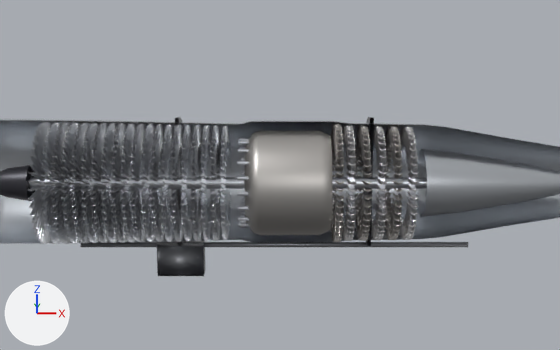
The Blender file blender/jet_engine_turbojet.blend as it was, and as the next commit left it.
One viewpoint serves both versions: the file's camera 'Camera'. The lights are fixed; the arrows at lower left show +X, +Y and +Z. The picture after the commit comes second.

Script lines for the objects in view, before the commit:
```python
ob_engine_detail = bpy.data.objects.new('Engine_Detail', me_engine_detail_001)
ob_engine_detail.location = (0.0, 0.0, 0.0)
ob_in_comprotor_0 = bpy.data.objects.new('IN_CompRotor_0', me_in_comprotor_0)
ob_in_comprotor_0.location = (0.0, 0.0, 0.0)
ob_in_comprotor_1 = bpy.data.objects.new('IN_CompRotor_1', me_in_comprotor_1)
ob_in_comprotor_1.location = (0.0, 0.0, 0.0)
ob_in_comprotor_2 = bpy.data.objects.new('IN_CompRotor_2', me_in_comprotor_2)
ob_in_comprotor_2.location = (0.0, 0.0, 0.0)
ob_in_comprotor_3 = bpy.data.objects.new('IN_CompRotor_3', me_in_comprotor_3)
ob_in_comprotor_3.location = (0.0, 0.0, 0.0)
ob_in_comprotor_4 = bpy.data.objects.new('IN_CompRotor_4', me_in_comprotor_4)
ob_in_comprotor_4.location = (0.0, 0.0, 0.0)
ob_in_igv = bpy.data.objects.new('IN_IGV', me_in_igv)
ob_in_igv.location = (0.0, 0.0, 0.0)
ob_tj_casing = bpy.data.objects.new('TJ_Casing', me_tj_casing)
ob_tj_casing.location = (0.0, 0.0, 0.0)
ob_tj_spinner = bpy.data.objects.new('TJ_Spinner', me_tj_spinner)
ob_tj_spinner.location = (0.0, 0.0, 0.0)
# also in view: 'IN_CompStator_6' at (1.81, 0.0, 0.0); 'IN_TurbNGV_0' at (3.2, 0.0, 0.0); 'TJ_Shaft' at (2.3, 0.0, 0.0); 'IN_CompStator_4' at (1.48, 0.0, 0.0); 'IN_CompStator_8' at (2.14, 0.0, 0.0)
```
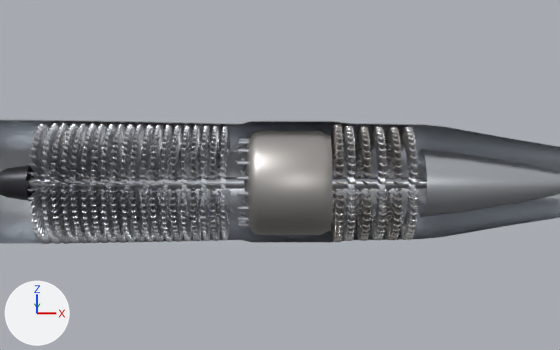
Boxes (x1, y1, x2, y2) around the edits, measured in the pictures (560 x 350 px):
'Engine_Detail', deleted: before (81, 117, 468, 276)

Patch to the scene script:
```diff
--- a/blender/jet_engine_turbojet.blend.py
+++ b/blender/jet_engine_turbojet.blend.py
@@ ob_engine_detail @@
-ob_engine_detail = bpy.data.objects.new('Engine_Detail', me_engine_detail_001)
@@ ob_tj_casing @@
 ob_tj_casing.location = (0.0, 0.0, 0.0)
-_m = ob_tj_casing.modifiers.new('WN', 'WEIGHTED_NORMAL')
-_m.keep_sharp = True
-_m = ob_tj_casing.modifiers.new('Bevel', 'BEVEL')
-_m.width = 0.012
-_m.width_pct = 0.012
-_m.segments = 2
-_m.angle_limit = 0.698
-_m.harden_normals = True
@@ ob_in_igv @@
 _m = ob_in_igv.modifiers.new('s', 'SOLIDIFY')
 _m.offset = 0.0
-_m = ob_in_igv.modifiers.new('WN', 'WEIGHTED_NORMAL')
-_m.keep_sharp = True
@@ ob_in_comprotor_0 @@
 _m = ob_in_comprotor_0.modifiers.new('s', 'SOLIDIFY')
 _m.offset = 0.0
-_m = ob_in_comprotor_0.modifiers.new('WN', 'WEIGHTED_NORMAL')
-_m.keep_sharp = True
@@ ob_in_comprotor_1 @@
 _m = ob_in_comprotor_1.modifiers.new('s', 'SOLIDIFY')
 _m.offset = 0.0
-_m = ob_in_comprotor_1.modifiers.new('WN', 'WEIGHTED_NORMAL')
-_m.keep_sharp = True
@@ ob_in_comprotor_2 @@
 _m = ob_in_comprotor_2.modifiers.new('s', 'SOLIDIFY')
 _m.offset = 0.0
-_m = ob_in_comprotor_2.modifiers.new('WN', 'WEIGHTED_NORMAL')
-_m.keep_sharp = True
@@ ob_in_comprotor_3 @@
 _m = ob_in_comprotor_3.modifiers.new('s', 'SOLIDIFY')
 _m.offset = 0.0
-_m = ob_in_comprotor_3.modifiers.new('WN', 'WEIGHTED_NORMAL')
-_m.keep_sharp = True
@@ ob_in_comprotor_4 @@
 _m = ob_in_comprotor_4.modifiers.new('s', 'SOLIDIFY')
 _m.offset = 0.0
-_m = ob_in_comprotor_4.modifiers.new('WN', 'WEIGHTED_NORMAL')
-_m.keep_sharp = True
@@ ob_in_comprotor_5 @@
 _m = ob_in_comprotor_5.modifiers.new('s', 'SOLIDIFY')
 _m.offset = 0.0
-_m = ob_in_comprotor_5.modifiers.new('WN', 'WEIGHTED_NORMAL')
-_m.keep_sharp = True
@@ ob_in_comprotor_6 @@
 _m = ob_in_comprotor_6.modifiers.new('s', 'SOLIDIFY')
 _m.offset = 0.0
-_m = ob_in_comprotor_6.modifiers.new('WN', 'WEIGHTED_NORMAL')
-_m.keep_sharp = True
@@ ob_in_compdisk_6 @@
 ob_in_compdisk_6.location = (0.0, 0.0, 0.0)
-_m = ob_in_compdisk_6.modifiers.new('WN', 'WEIGHTED_NORMAL')
-_m.keep_sharp = True
@@ ob_in_comprotor_7 @@
 _m = ob_in_comprotor_7.modifiers.new('s', 'SOLIDIFY')
 _m.offset = 0.0
-_m = ob_in_comprotor_7.modifiers.new('WN', 'WEIGHTED_NORMAL')
-_m.keep_sharp = True
@@ ob_in_compdisk_7 @@
 ob_in_compdisk_7.location = (0.0, 0.0, 0.0)
-_m = ob_in_compdisk_7.modifiers.new('WN', 'WEIGHTED_NORMAL')
-_m.keep_sharp = True
@@ ob_in_comprotor_8 @@
 _m = ob_in_comprotor_8.modifiers.new('s', 'SOLIDIFY')
 _m.offset = 0.0
-_m = ob_in_comprotor_8.modifiers.new('WN', 'WEIGHTED_NORMAL')
-_m.keep_sharp = True
@@ ob_in_compdisk_8 @@
 ob_in_compdisk_8.location = (0.0, 0.0, 0.0)
-_m = ob_in_compdisk_8.modifiers.new('WN', 'WEIGHTED_NORMAL')
-_m.keep_sharp = True
@@ ob_in_comprotor_9 @@
 _m = ob_in_comprotor_9.modifiers.new('s', 'SOLIDIFY')
 _m.offset = 0.0
-_m = ob_in_comprotor_9.modifiers.new('WN', 'WEIGHTED_NORMAL')
-_m.keep_sharp = True
@@ ob_in_compdisk_9 @@
 ob_in_compdisk_9.location = (0.0, 0.0, 0.0)
-_m = ob_in_compdisk_9.modifiers.new('WN', 'WEIGHTED_NORMAL')
-_m.keep_sharp = True
@@ ob_in_compstator_0 @@
 _m = ob_in_compstator_0.modifiers.new('s', 'SOLIDIFY')
 _m.offset = 0.0
-_m = ob_in_compstator_0.modifiers.new('WN', 'WEIGHTED_NORMAL')
-_m.keep_sharp = True
@@ ob_in_compstator_1 @@
 _m = ob_in_compstator_1.modifiers.new('s', 'SOLIDIFY')
 _m.offset = 0.0
-_m = ob_in_compstator_1.modifiers.new('WN', 'WEIGHTED_NORMAL')
-_m.keep_sharp = True
@@ ob_in_compstator_2 @@
 _m = ob_in_compstator_2.modifiers.new('s', 'SOLIDIFY')
 _m.offset = 0.0
-_m = ob_in_compstator_2.modifiers.new('WN', 'WEIGHTED_NORMAL')
-_m.keep_sharp = True
@@ ob_in_compstator_3 @@
 _m = ob_in_compstator_3.modifiers.new('s', 'SOLIDIFY')
 _m.offset = 0.0
-_m = ob_in_compstator_3.modifiers.new('WN', 'WEIGHTED_NORMAL')
-_m.keep_sharp = True
@@ ob_in_compstator_4 @@
 _m = ob_in_compstator_4.modifiers.new('s', 'SOLIDIFY')
 _m.offset = 0.0
-_m = ob_in_compstator_4.modifiers.new('WN', 'WEIGHTED_NORMAL')
-_m.keep_sharp = True
@@ ob_in_compstator_5 @@
 _m = ob_in_compstator_5.modifiers.new('s', 'SOLIDIFY')
 _m.offset = 0.0
-_m = ob_in_compstator_5.modifiers.new('WN', 'WEIGHTED_NORMAL')
-_m.keep_sharp = True
@@ ob_in_compstator_6 @@
 _m = ob_in_compstator_6.modifiers.new('s', 'SOLIDIFY')
 _m.offset = 0.0
-_m = ob_in_compstator_6.modifiers.new('WN', 'WEIGHTED_NORMAL')
-_m.keep_sharp = True
@@ ob_in_compstator_7 @@
 _m = ob_in_compstator_7.modifiers.new('s', 'SOLIDIFY')
 _m.offset = 0.0
-_m = ob_in_compstator_7.modifiers.new('WN', 'WEIGHTED_NORMAL')
-_m.keep_sharp = True
@@ ob_in_compstator_8 @@
 _m = ob_in_compstator_8.modifiers.new('s', 'SOLIDIFY')
 _m.offset = 0.0
-_m = ob_in_compstator_8.modifiers.new('WN', 'WEIGHTED_NORMAL')
-_m.keep_sharp = True
@@ ob_in_linerouter @@
 ob_in_linerouter.location = (0.0, 0.0, 0.0)
-_m = ob_in_linerouter.modifiers.new('WN', 'WEIGHTED_NORMAL')
-_m.keep_sharp = True
@@ ob_in_fuelnozzles @@
 ob_in_fuelnozzles.location = (0.0, 0.0, 0.0)
-_m = ob_in_fuelnozzles.modifiers.new('WN', 'WEIGHTED_NORMAL')
-_m.keep_sharp = True
@@ ob_in_turbrotor_0 @@
 _m = ob_in_turbrotor_0.modifiers.new('s', 'SOLIDIFY')
 _m.offset = 0.0
-_m = ob_in_turbrotor_0.modifiers.new('WN', 'WEIGHTED_NORMAL')
-_m.keep_sharp = True
@@ ob_in_turbdisk_0 @@
 ob_in_turbdisk_0.location = (0.0, 0.0, 0.0)
-_m = ob_in_turbdisk_0.modifiers.new('WN', 'WEIGHTED_NORMAL')
-_m.keep_sharp = True
@@ ob_in_turbrotor_1 @@
 _m = ob_in_turbrotor_1.modifiers.new('s', 'SOLIDIFY')
 _m.offset = 0.0
-_m = ob_in_turbrotor_1.modifiers.new('WN', 'WEIGHTED_NORMAL')
-_m.keep_sharp = True
@@ ob_in_turbdisk_1 @@
 ob_in_turbdisk_1.location = (0.0, 0.0, 0.0)
-_m = ob_in_turbdisk_1.modifiers.new('WN', 'WEIGHTED_NORMAL')
-_m.keep_sharp = True
@@ ob_in_turbrotor_2 @@
 _m = ob_in_turbrotor_2.modifiers.new('s', 'SOLIDIFY')
 _m.offset = 0.0
-_m = ob_in_turbrotor_2.modifiers.new('WN', 'WEIGHTED_NORMAL')
-_m.keep_sharp = True
@@ ob_in_turbdisk_2 @@
 ob_in_turbdisk_2.location = (0.0, 0.0, 0.0)
-_m = ob_in_turbdisk_2.modifiers.new('WN', 'WEIGHTED_NORMAL')
-_m.keep_sharp = True
@@ ob_in_turbngv_0 @@
 _m = ob_in_turbngv_0.modifiers.new('s', 'SOLIDIFY')
 _m.offset = 0.0
-_m = ob_in_turbngv_0.modifiers.new('WN', 'WEIGHTED_NORMAL')
-_m.keep_sharp = True
@@ ob_in_turbngv_1 @@
 _m = ob_in_turbngv_1.modifiers.new('s', 'SOLIDIFY')
 _m.offset = 0.0
-_m = ob_in_turbngv_1.modifiers.new('WN', 'WEIGHTED_NORMAL')
-_m.keep_sharp = True
@@ ob_in_turbngv_2 @@
 _m = ob_in_turbngv_2.modifiers.new('s', 'SOLIDIFY')
 _m.offset = 0.0
-_m = ob_in_turbngv_2.modifiers.new('WN', 'WEIGHTED_NORMAL')
-_m.keep_sharp = True
```
